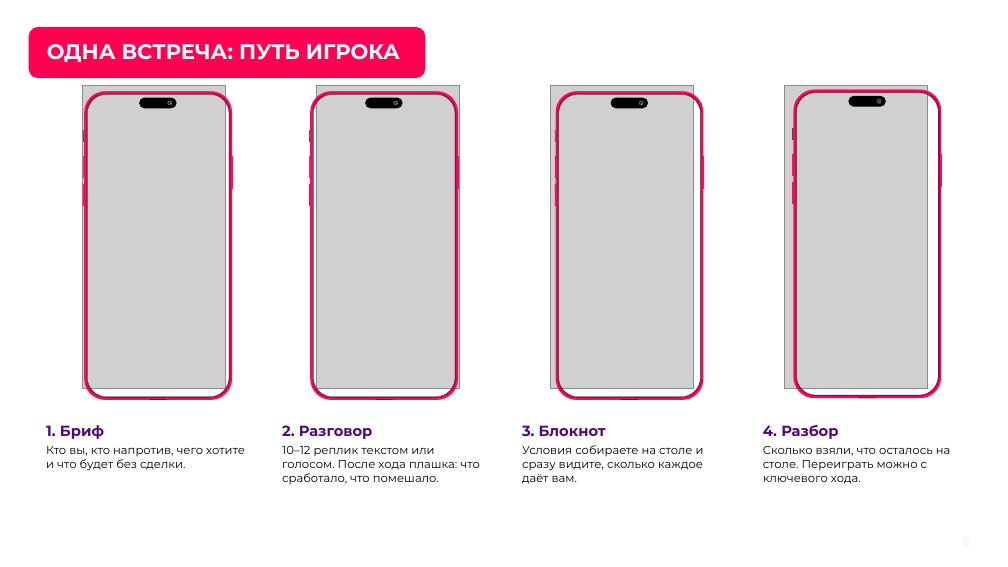
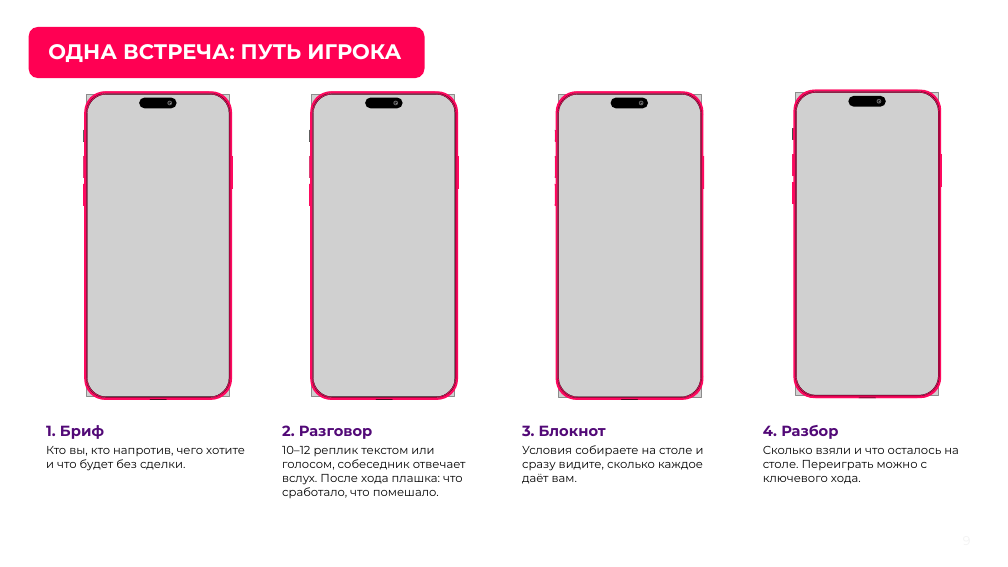
Before and after one commit to 57lol/arena-peregovorov, a slide deck: slide 9 of docs/presentation.pptx (slide 8 before the commit). Drawn at 1008x567 pixels with LibreOffice and Linux fonts; fonts in the diff are those of the drawing; grey boxes stand for pictures; background and template pictures are left out. Boxes give left, top, right and bottom in pixels: in the first picture for what was removed or moved away, otherwise in the second. Text is boxed around its words. In the diff, an @@ line names an element or a change of style, - is before the commit and + after.

Commit message:
Презентация: вёрстка по шаблону ЛЦТ и актуальное содержание
Починил фото и скрины (плейсхолдеры теряли размеры), плашки заголовков, график поведения, квадраты на слайде про ход, заливку карточек. Добавил слайды «Как проверить за 5 минут» и «Голос и звук», обновил тексты: живые голоса и фразы-паузы, звук CC0, катсцены и галерея, режимы «Сюжет» и «Для жюри», кабинет руководителя, лаборатория, суточный бюджет, 314+ тестов. В репо — версия без ключа и пароля.

```diff
--- a/docs/presentation.pptx
+++ b/docs/presentation.pptx
@@ picture: place and size @@
-picture at [83,86,226,389]
+picture at [86,95,229,397]
@@ picture: place and size @@
-picture at [317,86,460,389]
+picture at [312,95,454,397]
@@ picture: place and size @@
-picture at [551,86,693,389]
+picture at [559,95,702,397]
@@ picture: place and size @@
-picture at [785,86,928,389]
+picture at [796,92,938,395]
@@ text at [282,446,466,498]: text changed @@
-10–12 реплик текстом или голосом. После хода плашка: что сработало, что помешало.
+10–12 реплик текстом или голосом, собеседник отвечает вслух. После хода плашка: что сработало, что помешало.
@@ text at [763,446,959,484]: text changed @@
-Сколько взяли, что осталось на столе. Переиграть можно с ключевого хода.
+Сколько взяли и что осталось на столе. Переиграть можно с ключевого хода.
```
Also in this commit, not shown: 15 other slides changed, 2 slides added, 1 other file.
